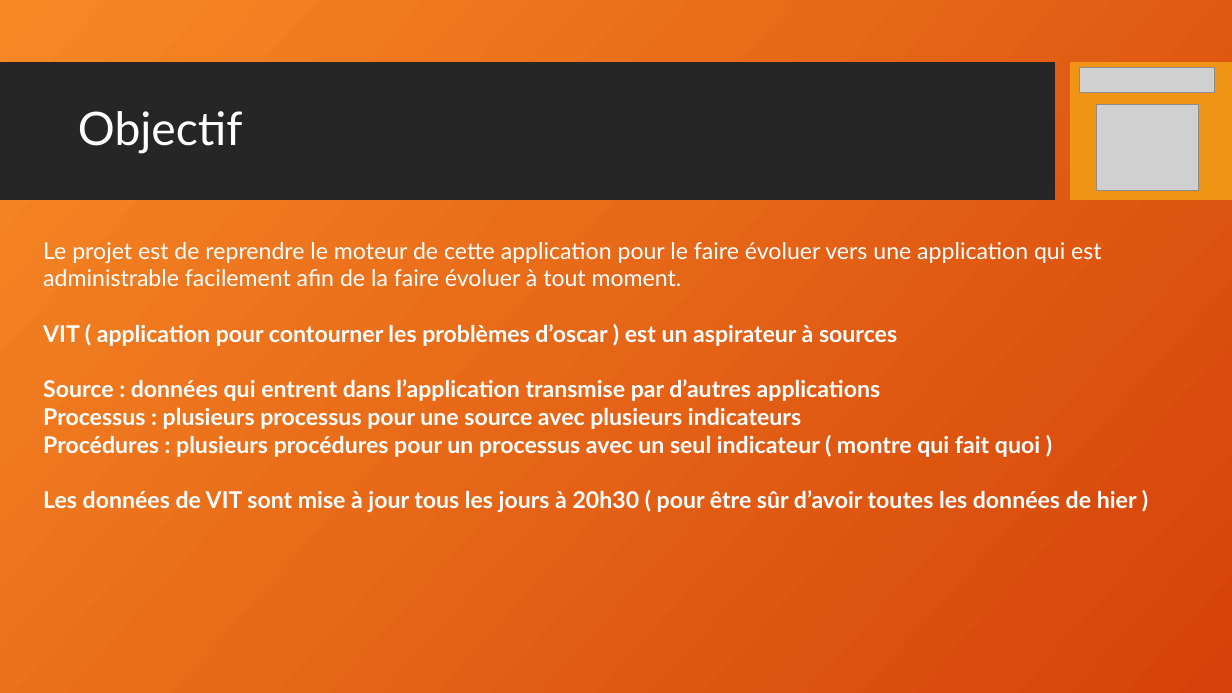
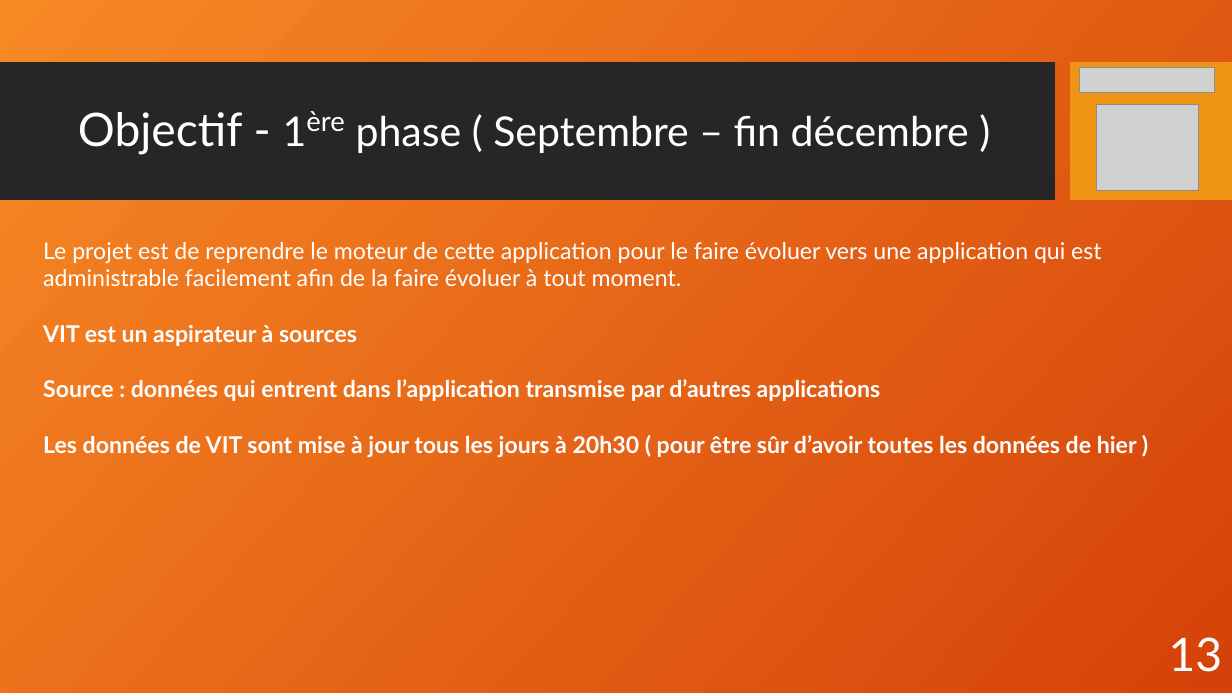
Before and after one commit to RaimonDylan/cnam, a slide deck: slide 13 of Rapport d'activité/ppt_Rapport2.odp (slide 11 before the commit). Drawn at 1232x693 pixels with LibreOffice and Linux fonts; fonts in the diff are those of the drawing; grey boxes stand for pictures; background and template pictures are left out. Boxes give left, top, right and bottom in pixels: in the first picture for what was removed or moved away, otherwise in the second. Text is boxed around its words. In the diff, an @@ line names an element or a change of style, - is before the commit and + after.

```diff
--- a/Rapport d'activité/ppt_Rapport2.odp
+++ b/Rapport d'activité/ppt_Rapport2.odp
@@ title at [78, 112, 969, 154]: text changed; size 36 to 32 pt @@
-Objectif
+Objectif - 1ère phase ( Septembre – fin décembre )
@@ text at [43, 325, 357, 346]: text changed @@
-VIT ( application pour contourner les problèmes d’oscar ) est un aspirateur à sources
+VIT est un aspirateur à sources
@@ text at [43, 408, 1040, 457]: paragraphs removed @@
-Processus : plusieurs processus pour une source avec plusieurs indicateurs
-Procédures : plusieurs procédures pour un processus avec un seul indicateur ( montre qui fait quoi )
@@ page number added at [1169, 637, 1223, 672], 36 pt, text #FFFFFF @@
+13
```
Also in this commit, not shown: 11 other slides changed, 7 slides added, 7 slides removed, 1 other file.
